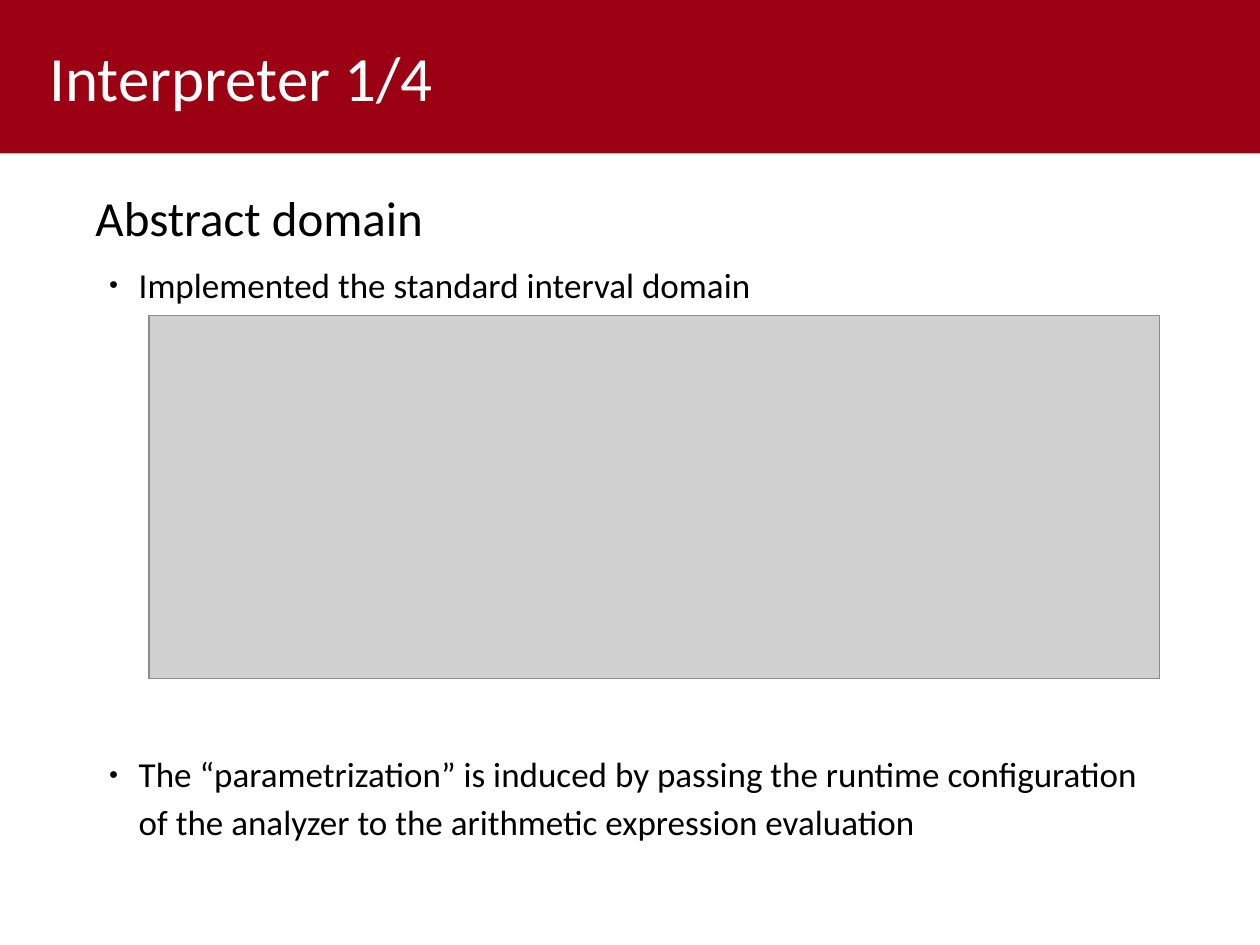
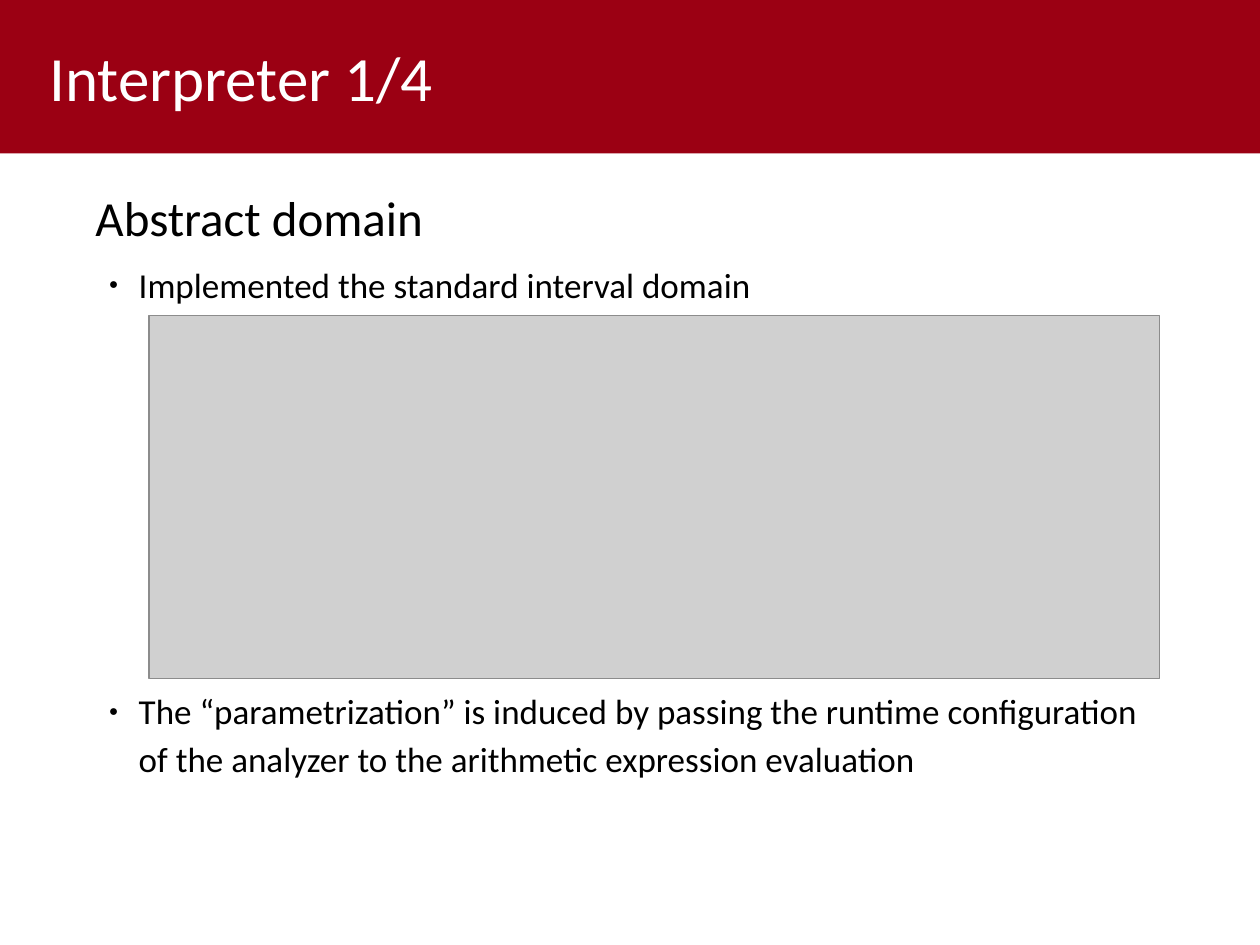
Before and after one commit to MatteoCus/abstract-while-interpreter, a slide deck: slide 9 of HomeworkB_Presentation.odp. Drawn at 1260x945 pixels with LibreOffice and Linux fonts; fonts in the diff are those of the drawing; grey boxes stand for pictures; background and template pictures are left out. Boxes give left, top, right and bottom in pixels: in the first picture for what was removed or moved away, otherwise in the second. Text is boxed around its words. In the diff, an @@ line names an element or a change of style, - is before the commit and + after.

```diff
--- a/HomeworkB_Presentation.odp
+++ b/HomeworkB_Presentation.odp
@@ text "Implemented the standard interval domain" rewrapped from [139, 273, 1137, 841] to [139, 273, 1137, 778] @@
```
Also in this commit, not shown: 13 other slides changed.
